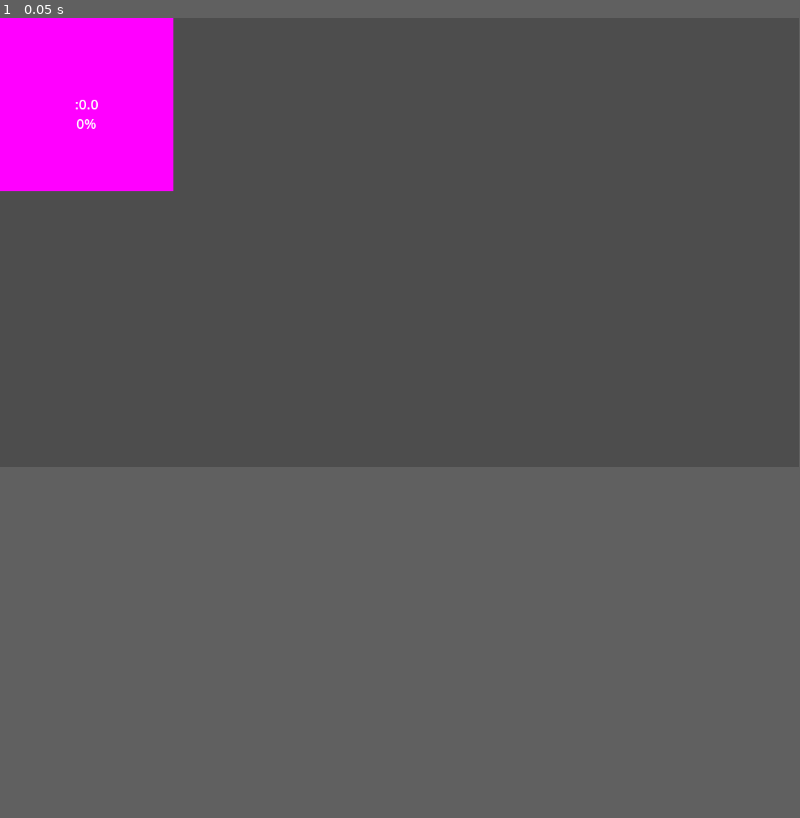
Above: before the commit, frame 1.
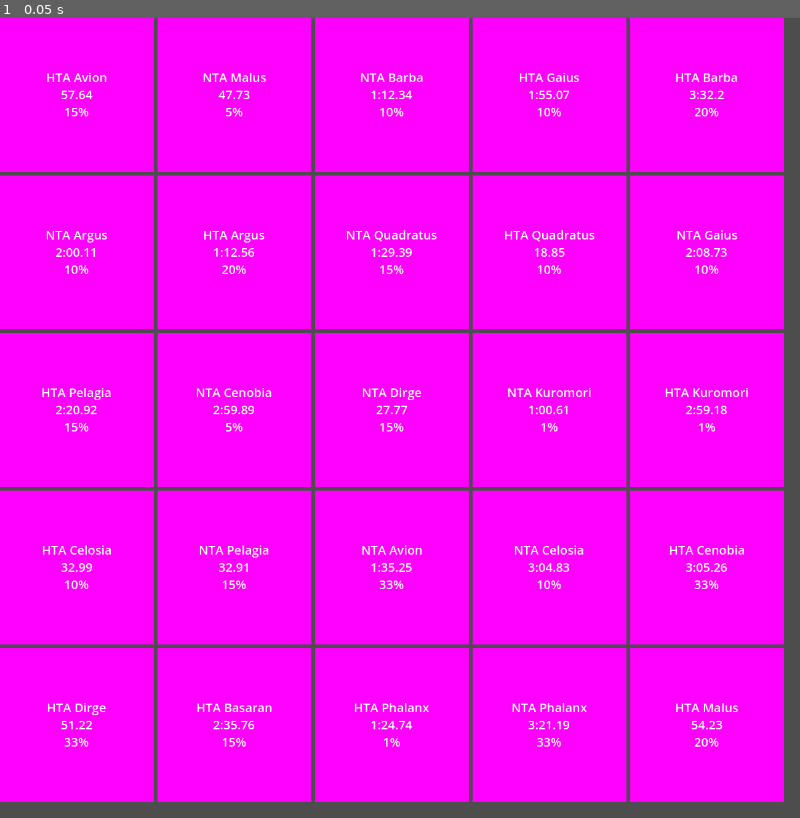
Above: after the commit, the same moment.

Repository: JStockwell/SotC-Bingo
Game: Godot game, scene res://scenes/2d/bingo.tscn
The game is run twice, just before and just after one commit, with the same random seed, the same clock (stepped at 60 frames per second) and the same inputs.
Inputs:
- Up to frame 1 (0.05 s): no input
In our replay, the window is 799x449 before the commit and 800x800 after it. These sizes can differ from the game's own. Grey fills any space a smaller window leaves; there, only what the larger window draws over its background counts as a difference.

The runs differ from the first frame. In frame 1, 55% of the frame differs, in the area x 0-100%, y 0-100%.

Commit message:
feat: PoC bingo board

Diff:
--- a/project.godot
+++ b/project.godot
@@ -14,3 +14,9 @@
 run/main_scene="res://scenes/2d/bingo.tscn"
 config/features=PackedStringArray("4.3", "Forward Plus")
 config/icon="res://icon.svg"
+
+[display]
+
+window/size/viewport_width=1300
+window/size/viewport_height=1300
+window/stretch/aspect="expand"
--- a/scenes/2d/bingo.tscn
+++ b/scenes/2d/bingo.tscn
@@ -7,3 +7,6 @@
 script = ExtResource("1_4q06y")
 
 [node name="BingoCell" parent="." instance=ExtResource("2_k83nv")]
+visible = false
+
+[node name="Board" type="Node2D" parent="."]
--- a/scripts/2d/bingo.gd
+++ b/scripts/2d/bingo.gd
@@ -1,7 +1,117 @@
 extends Node
+
+const DIFFICULTIES = {
+	"7kjp4p3k": "NTA",
+	"xk9g1gvd": "HTA"
+}
+
+const COLOSSI = {
+	"z987887w": "Valus",
+	"ldygppjd": "Quadratus",
+	"gdrxqq8d": "Gaius",
+	"nwlo77pw": "Phaedra",
+	"ywe588qw": "Avion",
+	"69z24469": "Barba",
+	"r9g433q9": "Hydrus",
+	"o9x7ll6d": "Kuromori",
+	"49558829": "Basaran",
+	"rdq711m9": "Dirge",
+	"5d74335d": "Celosia",
+	"kwjzeer9": "Pelagia",
+	"owo622vw": "Phalanx",
+	"xd1255qw": "Cenobia",
+	"ewpxqqld": "Argus",
+	"y9mxpplw": "Malus"
+}
+
+const OFFSETS = [1, 5, 10, 15, 20, 33]
+const OFFSET_WEIGHTS = [0.1, 0.6, 1, 1, 0.8, 0.3]
 
 @onready
 var testCell = $BingoCell
+@onready
+var board = $Board
+
+# DEBUG
+var testRun = ["", "", 142.84, 0]
 
 func _ready() -> void:
-	testCell.setup("", "", 0.0, 0)
+	var testRunJson = UTILS_JSON.read_json("res://scripts/json/test_run.json")["data"]
+	var parsedJson = run_json_parse(testRunJson)
+
+	testCell.setup(parsedJson[0], parsedJson[1], parsedJson[2], 33)
+
+	generate_board()
+
+func generate_board() -> void:
+	var cellDict = generate_cells()
+	var index = 0
+	for i in range(sqrt(cellDict["colossi"].size())):
+		for j in range(sqrt(cellDict["colossi"].size())):
+			var args = {}
+			index = i * 5 + j
+
+			args["colossus"] = COLOSSI[cellDict["colossi"][index]]
+			args["difficulty"] = DIFFICULTIES[cellDict["difficulties"][index]]
+			# TODO Get time
+			args["time"] = snapped(randf_range(15.00, 180.00), 0.01)
+			args["offset"] = cellDict["offsets"][index]
+
+			# position 250 * j, 250 * i
+			var tempCell = Factory.BingoCell.create(args)
+			board.add_child(tempCell)
+			tempCell.change_text()
+			tempCell.position = Vector2(256 * j, 256 * i)
+
+func generate_cells() -> Dictionary:
+	var cellCol = []
+	var cellDif = []
+	var cellOff = []
+
+	var colossiKeys = COLOSSI.keys()
+	var diffKeys = DIFFICULTIES.keys()
+
+	for i in range(25):
+		for j in range(999):
+			var randCol = colossiKeys.pick_random()
+
+			if randCol not in cellCol:
+				cellCol.append(randCol)
+				break
+
+			else:
+				if cellCol.count(randCol) == 1:
+					cellCol.append(randCol)
+					break
+
+	var searchedCol = []
+	for i in range(cellCol.size()):
+		var randDif = diffKeys.pick_random()
+
+		if cellCol[i] in searchedCol:
+			var index = cellCol.find(cellCol[i])
+			var oldDif = cellDif[index]
+
+			if oldDif == "7kjp4p3k":
+				randDif = "xk9g1gvd"
+
+			else:
+				randDif = "7kjp4p3k"
+
+		cellDif.append(randDif)
+		searchedCol.append(cellCol[i])
+
+	for i in range(cellCol.size()):
+		var random = RandomNumberGenerator.new()
+		cellOff.append(OFFSETS[random.rand_weighted(OFFSET_WEIGHTS)])
+
+	return {"colossi": cellCol, "difficulties":cellDif, "offsets":cellOff}
+
+func run_json_parse(json: Dictionary) -> Array:
+	var difficulty: String = DIFFICULTIES[json["category"]]
+	var colossus: String = COLOSSI[json["level"]]
+	var pTime: float
+
+	pTime = json["times"]["primary_t"]
+
+	return [difficulty, colossus, pTime]
--- a/scripts/2d/bingo_cell.gd
+++ b/scripts/2d/bingo_cell.gd
@@ -1,12 +1,13 @@
 extends Node
+class_name BingoCell
 
 @onready
 var cellText = $Cell/CellText
 
 var text: String = "[p align=center][font_size=20]%s %s\n%s\n%s"
 
+var colossus: String = "UNDEFINED"
 var difficulty: String = "UTA"
-var colossus: String = "UNDEFINED"
 var time: float = 0.0
 var offset: int = 0
 
@@ -34,5 +35,11 @@
 	else:
 		minutes = "%s:" % minutes
 
-	var finalTime = "%s:%s.%s" % [minutes, seconds, str(miliseconds).replace("0.", "")]
+	if seconds < 10:
+		seconds = "0%s." % seconds
+
+	else:
+		seconds = "%s." % seconds
+
+	var finalTime = minutes + seconds + str(miliseconds).replace("0.", "")
 	return finalTime
--- /dev/null
+++ b/scripts/factories/bingoCellFactory.gd
@@ -0,0 +1,14 @@
+extends Node
+
+const BingoCellScene = preload("res://scenes/2d/bingo_cell.tscn")
+
+static func create(args: Dictionary) -> BingoCell:
+	var cell = BingoCellScene.instantiate()
+
+	cell.colossus = args["colossus"]
+	cell.difficulty = args["difficulty"]
+	# TODO Get time
+	cell.time = args["time"] * (1 + args["offset"] / 100)
+	cell.offset = args["offset"]
+
+	return cell
--- /dev/null
+++ b/scripts/factories/factory.gd
@@ -0,0 +1,7 @@
+extends Node
+
+class_name Factory
+
+const BingoCellFactory = preload("res://scripts/factories/bingoCellFactory.gd")
+
+const BingoCell = BingoCellFactory
--- a/scripts/json/test_run.json
+++ b/scripts/json/test_run.json
@@ -1,78 +1,78 @@
 {
-"data": {
-"id": "z1nq7vry",
-"weblink": "https://www.speedrun.com/sotc_2018/run/z1nq7vry",
-"game": "y6545p8d",
-"level": "y9mxpplw",
-"category": "7kjp4p3k",
-"videos": {
-"links": [
-{
-"uri": "https://youtu.be/fD-YY98zoe8?si=cdwV4bkxdQB_goAG"
+    "data": {
+        "id": "z1nq7vry",
+        "weblink": "https://www.speedrun.com/sotc_2018/run/z1nq7vry",
+        "game": "y6545p8d",
+        "level": "y9mxpplw",
+        "category": "7kjp4p3k",
+        "videos": {
+            "links": [
+                {
+                    "uri": "https://youtu.be/fD-YY98zoe8?si=cdwV4bkxdQB_goAG"
+                }
+            ]
+        },
+        "comment": "Finally ",
+        "status": {
+            "status": "verified",
+            "examiner": "qj25qv6j",
+            "verify-date": "2024-09-23T18:59:41Z"
+        },
+        "players": [
+            {
+                "rel": "user",
+                "id": "8wlyrmvj",
+                "uri": "https://www.speedrun.com/api/v1/users/8wlyrmvj"
+            }
+        ],
+        "date": "2024-09-13",
+        "submitted": "2024-09-13T09:48:36Z",
+        "times": {
+            "primary": "PT1M26.890S",
+            "primary_t": 86.89,
+            "realtime": null,
+            "realtime_t": 0,
+            "realtime_noloads": null,
+            "realtime_noloads_t": 0,
+            "ingame": "PT1M26.890S",
+            "ingame_t": 86.89
+        },
+        "system": {
+            "platform": "4p9zjrer",
+            "emulated": false,
+            "region": "pr184lqn"
+        },
+        "splits": null,
+        "values": {},
+        "links": [
+            {
+                "rel": "self",
+                "uri": "https://www.speedrun.com/api/v1/runs/z1nq7vry"
+            },
+            {
+                "rel": "game",
+                "uri": "https://www.speedrun.com/api/v1/games/y6545p8d"
+            },
+            {
+                "rel": "category",
+                "uri": "https://www.speedrun.com/api/v1/categories/7kjp4p3k"
+            },
+            {
+                "rel": "level",
+                "uri": "https://www.speedrun.com/api/v1/levels/y9mxpplw"
+            },
+            {
+                "rel": "platform",
+                "uri": "https://www.speedrun.com/api/v1/platforms/4p9zjrer"
+            },
+            {
+                "rel": "region",
+                "uri": "https://www.speedrun.com/api/v1/regions/pr184lqn"
+            },
+            {
+                "rel": "examiner",
+                "uri": "https://www.speedrun.com/api/v1/users/qj25qv6j"
+            }
+        ]
+    }
 }
-]
-},
-"comment": "Finally ",
-"status": {
-"status": "verified",
-"examiner": "qj25qv6j",
-"verify-date": "2024-09-23T18:59:41Z"
-},
-"players": [
-{
-"rel": "user",
-"id": "8wlyrmvj",
-"uri": "https://www.speedrun.com/api/v1/users/8wlyrmvj"
-}
-],
-"date": "2024-09-13",
-"submitted": "2024-09-13T09:48:36Z",
-"times": {
-"primary": "PT1M26.890S",
-"primary_t": 86.89,
-"realtime": null,
-"realtime_t": 0,
-"realtime_noloads": null,
-"realtime_noloads_t": 0,
-"ingame": "PT1M26.890S",
-"ingame_t": 86.89
-},
-"system": {
-"platform": "4p9zjrer",
-"emulated": false,
-"region": "pr184lqn"
-},
-"splits": null,
-"values": {},
-"links": [
-{
-"rel": "self",
-"uri": "https://www.speedrun.com/api/v1/runs/z1nq7vry"
-},
-{
-"rel": "game",
-"uri": "https://www.speedrun.com/api/v1/games/y6545p8d"
-},
-{
-"rel": "category",
-"uri": "https://www.speedrun.com/api/v1/categories/7kjp4p3k"
-},
-{
-"rel": "level",
-"uri": "https://www.speedrun.com/api/v1/levels/y9mxpplw"
-},
-{
-"rel": "platform",
-"uri": "https://www.speedrun.com/api/v1/platforms/4p9zjrer"
-},
-{
-"rel": "region",
-"uri": "https://www.speedrun.com/api/v1/regions/pr184lqn"
-},
-{
-"rel": "examiner",
-"uri": "https://www.speedrun.com/api/v1/users/qj25qv6j"
-}
-]
-}
-}
--- /dev/null
+++ b/scripts/utils/json.gd
@@ -0,0 +1,17 @@
+extends Node
+class_name UTILS_JSON
+
+static func read_json(jsonPath: String) -> Dictionary:
+	if FileAccess.file_exists(jsonPath):
+		var dataFile = FileAccess.open(jsonPath, FileAccess.READ)
+		var parsedResult = JSON.parse_string(dataFile.get_as_text())
+
+		if parsedResult is Dictionary:
+			return parsedResult
+		else:
+			push_error("Error reading file " + jsonPath)
+			return {}
+
+	else:
+		push_error("File {path} doesn't exist!".format({"path": jsonPath}))
+		return {}
